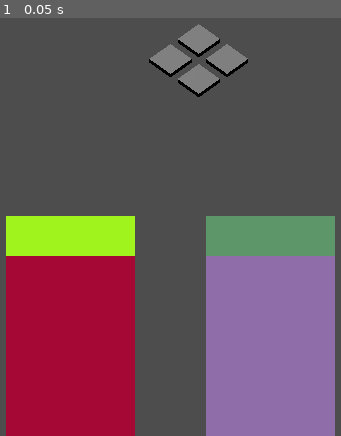
Above: before the commit, frame 1.
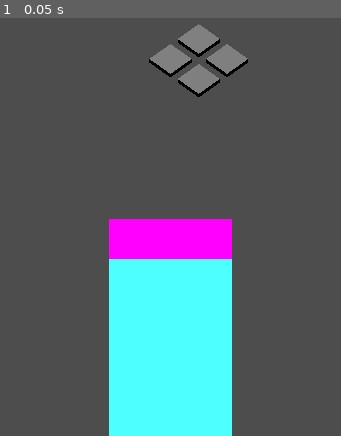
Above: after the commit, the same moment.

Repository: MannyFluss/AlienArchitect
Game: Godot game, scene res://main.tscn
The game is run twice, just before and just after one commit, with the same random seed, the same clock (stepped at 60 frames per second) and the same inputs.
Inputs:
- Up to frame 1 (0.05 s): no input

The runs differ from the first frame. In frame 1, 51% of the frame differs, in the area x 1-99%, y 47-100%.

Commit message:
place that building baby

Diff:
--- /dev/null
+++ b/Misc/PlaceHolderLight.tscn
@@ -0,0 +1,4 @@
+[gd_scene format=3 uid="uid://cwq8d3hh6hvoh"]
+
+[node name="PlaceHolderLight" type="DirectionalLight3D"]
+transform = Transform3D(0.672405, 0.53372, -0.51285, 0.0561698, 0.654077, 0.75434, 0.738049, -0.536028, 0.409825, 0, 0, 0)
--- /dev/null
+++ b/Prefabs/AbstractBuilding/AbstractBuilding.gd
@@ -0,0 +1,22 @@
+extends Node3D
+class_name Building
+
+
+@export
+var myResource : BuildingResource
+
+@export
+var test : PackedScene
+
+signal BuildingPlaced
+
+func _ready() -> void:
+	if test!= null:
+		var to_add : Node3D = test.instantiate()
+		$Models.add_child(to_add)
+
+
+func placeMe(newParent:Node3D)->void:
+	position=Vector3.ZERO
+	emit_signal("BuildingPlaced")
+	reparent(newParent)
--- /dev/null
+++ b/Prefabs/AbstractBuilding/AbstractBuilding.tscn
@@ -0,0 +1,16 @@
+[gd_scene load_steps=3 format=3 uid="uid://dyil3yiwnphow"]
+
+[ext_resource type="Script" path="res://Prefabs/AbstractBuilding/AbstractBuilding.gd" id="1_q0j8q"]
+[ext_resource type="PackedScene" uid="uid://d0ml1b3sof4po" path="res://Temp/Building.tscn" id="2_6bfov"]
+
+[node name="AbstractBuilding" type="Node3D"]
+script = ExtResource("1_q0j8q")
+test = ExtResource("2_6bfov")
+
+[node name="Models" type="Node3D" parent="."]
+
+[node name="DirectionalLight3D" type="DirectionalLight3D" parent="."]
+transform = Transform3D(0.757993, 0.615873, -0.214819, -0.205027, 0.53762, 0.817881, 0.619201, -0.575904, 0.533783, 0, 0, 0)
+editor_only = true
+
+[node name="PlaceHolders" type="Node3D" parent="."]
--- a/Prefabs/Board/Board.gd
+++ b/Prefabs/Board/Board.gd
@@ -27,6 +27,8 @@
 
 
 
+
+
 # Called every frame. 'delta' is the elapsed time since the previous frame.
 func _process(delta:float)->void:
 
--- /dev/null
+++ b/Prefabs/Buildings/DefaultBuilding/DefaultBuilding.tscn
@@ -0,0 +1,10 @@
+[gd_scene load_steps=3 format=3 uid="uid://bn5a5cek0cgqp"]
+
+[ext_resource type="PackedScene" uid="uid://dyil3yiwnphow" path="res://Prefabs/AbstractBuilding/AbstractBuilding.tscn" id="1_lmcaj"]
+[ext_resource type="PackedScene" uid="uid://cwq8d3hh6hvoh" path="res://Misc/PlaceHolderLight.tscn" id="2_b2f8m"]
+
+[node name="DefaultBuilding" instance=ExtResource("1_lmcaj")]
+
+[node name="Tile" parent="PlaceHolders" index="0" instance_placeholder="res://Prefabs/Tiles/Tile.tscn"]
+
+[node name="PlaceHolderLight" parent="PlaceHolders" index="1" instance=ExtResource("2_b2f8m")]
--- a/Prefabs/Card/Card.gd
+++ b/Prefabs/Card/Card.gd
@@ -1,21 +1,46 @@
 extends Area3D
 class_name Card
 
-# Called when the node enters the scene tree for the first time.
-func _ready() -> void:
-	$CanvasLayer/CardGraphics/SubViewportContainer/SubViewport/Control/ColorRect.color = Color(randf(),randf(),randf())
-	$CanvasLayer/CardGraphics/SubViewportContainer/SubViewport/Control/ColorRect/ColorRect.color = Color(randf(),randf(),randf())
-	pass # Replace with function body.
+enum cardStatus{
+	UNKNOWN,
+	IN_HAND,
+	CURRENTLY_SELECTED,
+}
+
+var myStatus :cardStatus = cardStatus.IN_HAND
 
 
-# Called every frame. 'delta' is the elapsed time since the previous frame.
+func _ready() -> void:
+	pass
+	#$CanvasLayer/CardGraphics/SubViewportContainer/SubViewport/Control/ColorRect.color = Color(randf(),randf(),randf())
+	#$CanvasLayer/CardGraphics/SubViewportContainer/SubViewport/Control/ColorRect/ColorRect.color = Color(randf(),randf(),randf())
+
 func _process(delta: float) -> void:
 	pass
 
+func highlight()->void:
+	var myTween : Tween = get_tree().create_tween()
+	myTween.tween_property($CardRender,"scale",Vector3(1.2,1.2,1.2),.05).set_ease(Tween.EASE_IN)
 
-func _on_area_mouse_entered() -> void:
-	pass # Replace with function body.
+func unhighlight()->void:
+	var myTween : Tween = get_tree().create_tween()
+	myTween.tween_property($CardRender,"scale",Vector3(1.0,1.0,1.0),.05).set_ease(Tween.EASE_OUT)
 
+func SelectCard(selectorNode : Node3D)->void:
+	reparent(selectorNode)
+	position = Vector3.ZERO
+	unhighlight()
+	myStatus = cardStatus.CURRENTLY_SELECTED
 
-func _on_area_mouse_exited() -> void:
-	pass # Replace with function body.
+func addCardToHand(hand : Hbox3D)->void:
+	reparent(hand)
+	myStatus = cardStatus.IN_HAND
+	unhighlight()
+
+func _on_mouse_entered() -> void:
+	if myStatus == cardStatus.IN_HAND:
+		highlight()
+
+func _on_mouse_exited() -> void:
+	if myStatus == cardStatus.IN_HAND:
+		unhighlight()
--- a/Prefabs/Card/Card.tscn
+++ b/Prefabs/Card/Card.tscn
@@ -38,6 +38,7 @@
 grow_vertical = 2
 
 [node name="SubViewport" type="SubViewport" parent="CanvasLayer/CardGraphics/SubViewportContainer"]
+transparent_bg = true
 handle_input_locally = false
 size = Vector2i(648, 1152)
 render_target_update_mode = 4
@@ -51,16 +52,32 @@
 grow_vertical = 2
 
 [node name="ColorRect" type="ColorRect" parent="CanvasLayer/CardGraphics/SubViewportContainer/SubViewport/Control"]
-custom_minimum_size = Vector2(102.905, 0)
+visible = false
 layout_mode = 1
 anchors_preset = 15
 anchor_right = 1.0
 anchor_bottom = 1.0
 grow_horizontal = 2
 grow_vertical = 2
+
+[node name="MarginContainer" type="MarginContainer" parent="CanvasLayer/CardGraphics/SubViewportContainer/SubViewport/Control"]
+layout_mode = 1
+anchors_preset = 15
+anchor_right = 1.0
+anchor_bottom = 1.0
+grow_horizontal = 2
+grow_vertical = 2
+theme_override_constants/margin_left = 15
+theme_override_constants/margin_top = 15
+theme_override_constants/margin_right = 15
+theme_override_constants/margin_bottom = 15
+
+[node name="ColorRect" type="ColorRect" parent="CanvasLayer/CardGraphics/SubViewportContainer/SubViewport/Control/MarginContainer"]
+custom_minimum_size = Vector2(102.905, 0)
+layout_mode = 2
 color = Color(0.301961, 1, 1, 1)
 
-[node name="ColorRect" type="ColorRect" parent="CanvasLayer/CardGraphics/SubViewportContainer/SubViewport/Control/ColorRect"]
+[node name="ColorRect" type="ColorRect" parent="CanvasLayer/CardGraphics/SubViewportContainer/SubViewport/Control/MarginContainer/ColorRect"]
 custom_minimum_size = Vector2(0, 200)
 layout_mode = 1
 anchors_preset = 10
@@ -70,3 +87,6 @@
 
 [node name="SpotLight3D" type="SpotLight3D" parent="."]
 transform = Transform3D(1, 0, 0, 0, 0.835107, 0.550087, 0, -0.550087, 0.835107, 0, 9.33272, 10.8202)
+
+[connection signal="mouse_entered" from="." to="." method="_on_mouse_entered"]
+[connection signal="mouse_exited" from="." to="." method="_on_mouse_exited"]
--- a/Prefabs/PlayerController/PlayerController.gd
+++ b/Prefabs/PlayerController/PlayerController.gd
@@ -13,42 +13,61 @@
 
 @onready
 var myHand : PlayerHand = $PlayerHand as PlayerHand
+#shoots ray from camera to select first thing, basically mouse pick.
 
-
-func _on_input_component_input_pressed(location: Vector2) -> void:
+func getSelectorCastFromScreen(location : Vector2,ignoreList:Array[RID]=[])->Dictionary:
 	var space_state : PhysicsDirectSpaceState3D = get_world_3d().direct_space_state
 
 	var rayOrigin : Vector3 = $IsometricCamera.project_ray_origin(location)
 	var rayEnd : Vector3 = rayOrigin + $IsometricCamera.project_ray_normal(location) * 50
 
-	#$SelectorCast.global_position = rayOrigin
-	#$SelectorCast.target_position = rayEnd
+	var query := PhysicsRayQueryParameters3D.create(rayOrigin, rayEnd,$SelectorCast.collision_mask,ignoreList)
+	query.collide_with_areas = true
+	var intersection : Dictionary = space_state.intersect_ray(query)
+	return intersection
 
-	var query := PhysicsRayQueryParameters3D.create(rayOrigin, rayEnd,$SelectorCast.collision_mask,[])
-	query.collide_with_areas = true
-	var intersection := space_state.intersect_ray(query)
+func attemptToPlaceCard(mouseLocation: Vector2)->void:
+	if cardSelected():
+		var intersects :Dictionary = getSelectorCastFromScreen(mouseLocation,[getSelectedCard()])
+		if intersects:
+			#place that shit
+			print("implement placement here")
+			pass
+		else:
+			myHand.addCardToHand(getSelectedCard())
+	pass
 
+
+
+
+func _on_input_component_input_pressed(location: Vector2) -> void:
+	var intersection := getSelectorCastFromScreen(location)
 	if myState == InteractionState.NONE and intersection:
 		var pickedCard : Card = intersection["collider"]  as Card
 		if pickedCard is Card:
 			pickUpCard(pickedCard)
 
 
+
+
 func _on_input_component_input_released(location: Vector2, timeHeld: float) -> void:
-	if %SelectedCard.get_child_count() > 0:
-		myHand.addCardToHand(%SelectedCard.get_child(0))
+	attemptToPlaceCard(location)
+
 	pass # Replace with function body.
 
 
+func pickUpCard(card : Card)->void:
+	if not cardSelected():
+		card.SelectCard(%SelectedCard)
 
-func pickUpCard(card : Card)->void:
-		if %SelectedCard.get_child_count()==0:
-			card.reparent(%SelectedCard)
-			card.position = Vector3.ZERO
 
-func placeCard(card : Card)->void:
-		if %SelectedCard.get_child_count()==0:
-			card.reparent(%SelectedCard)
+
+
+func cardSelected()->bool:
+	return not %SelectedCard.get_child_count()==0
+
+func getSelectedCard()->Card:
+	return %SelectedCard.get_child(0)
 
 
 func _on_input_component_input_held(location: Vector2, delta: float) -> void:
--- a/Prefabs/PlayerController/PlayerController.tscn
+++ b/Prefabs/PlayerController/PlayerController.tscn
@@ -18,16 +18,6 @@
 
 [node name="InputComponent" parent="." instance=ExtResource("2_6g0i7")]
 
-[node name="PlayerUI" type="CanvasLayer" parent="."]
-
-[node name="Control" type="Control" parent="PlayerUI"]
-layout_mode = 3
-anchors_preset = 15
-anchor_right = 1.0
-anchor_bottom = 1.0
-grow_horizontal = 2
-grow_vertical = 2
-
 [node name="SelectedCard" type="Node3D" parent="."]
 unique_name_in_owner = true
 transform = Transform3D(1, 0, -2.98023e-08, -2.98023e-08, 1, 2.98023e-08, -2.98023e-08, 0, 1, 0, 0, 0)
--- a/Prefabs/PlayerHand/PlayerHand.gd
+++ b/Prefabs/PlayerHand/PlayerHand.gd
@@ -2,8 +2,10 @@
 class_name PlayerHand
 
 # Called when the node enters the scene tree for the first time.
+signal cardAddedToHand(card:Card)
+
 
 
 func addCardToHand(card : Card)->void:
-	card.reparent($Spacer)
-	pass
+	card.addCardToHand($Spacer)
+	emit_signal("cardAddedToHand",card)
--- a/Prefabs/PlayerHand/PlayerHand.tscn
+++ b/Prefabs/PlayerHand/PlayerHand.tscn
@@ -5,7 +5,6 @@
 [ext_resource type="PackedScene" uid="uid://b5yxhsujeibu3" path="res://Prefabs/Card/Card.tscn" id="1_yllqw"]
 
 [node name="PlayerHand" type="Node3D"]
-transform = Transform3D(1, 0, 0, 0, 1, 0, 0, 0, 1, 0, 0, 0)
 script = ExtResource("1_a37x2")
 
 [node name="Spacer" type="Node3D" parent="."]
@@ -14,7 +13,4 @@
 center_align = true
 
 [node name="Card" parent="Spacer" instance=ExtResource("1_yllqw")]
-transform = Transform3D(1, 0, 0, 0, 1, 0, 0, 0, 1, -5, 0, 0)
-
-[node name="Card2" parent="Spacer" instance=ExtResource("1_yllqw")]
-transform = Transform3D(1, 0, 0, 0, 1, 0, 0, 0, 1, 5, 0, 0)
+transform = Transform3D(1, 0, 0, 0, 1, 0, 0, 0, 1, -1.4013e-45, 0, 0)
--- a/Prefabs/Tiles/Tile.gd
+++ b/Prefabs/Tiles/Tile.gd
@@ -3,6 +3,11 @@
 
 
 var myCoordinates : Vector2
+
+signal buildingPlaced(_building : Building)
+
+signal buildingPlacedFail(_building : Building)
+
 
 func _ready() -> void:
 	pass # Replace with function body.
@@ -16,3 +21,13 @@
 	position.x = location.x * offset
 	position.z = location.y * offset
 	myCoordinates = location
+
+
+func AttemptToPlaceBuilding(toPlace : Building)->void:
+	if $MyBuilding.get_child_count()==0:
+		toPlace.placeMe($MyBuilding)
+		emit_signal("buildingPlaced")
+	else:
+		emit_signal("buildingPlacedFail")
+
+	pass
--- a/Prefabs/Tiles/Tile.tscn
+++ b/Prefabs/Tiles/Tile.tscn
@@ -2,21 +2,19 @@
 
 [ext_resource type="Script" path="res://Prefabs/Tiles/Tile.gd" id="1_p2dkl"]
 
+[sub_resource type="BoxShape3D" id="BoxShape3D_6fia4"]
+size = Vector3(2.6123, 1, 2.60938)
+
 [sub_resource type="BoxMesh" id="BoxMesh_s8627"]
 size = Vector3(1.5, 0.25, 1.5)
 
-[sub_resource type="BoxShape3D" id="BoxShape3D_6fia4"]
-size = Vector3(2.6123, 1, 2.60938)
+[node name="Tile" type="Area3D"]
+script = ExtResource("1_p2dkl")
 
-[node name="Tile" type="Node3D"]
-script = ExtResource("1_p2dkl")
+[node name="CollisionShape3D" type="CollisionShape3D" parent="."]
+shape = SubResource("BoxShape3D_6fia4")
 
 [node name="MeshInstance3D" type="MeshInstance3D" parent="."]
 mesh = SubResource("BoxMesh_s8627")
 
-[node name="TileArea" type="Area3D" parent="."]
-collision_layer = 9
-collision_mask = 9
-
-[node name="CollisionShape3D" type="CollisionShape3D" parent="TileArea"]
-shape = SubResource("BoxShape3D_6fia4")
+[node name="MyBuilding" type="Node3D" parent="."]
--- /dev/null
+++ b/Scripts/BuildingResource.gd
@@ -0,0 +1,17 @@
+extends Resource
+class_name BuildingResource
+
+
+@export
+var name : String = "default name"
+
+@export_multiline
+var description : String = "default description"
+
+@export
+var bluePrintCost : int = 0
+
+
+
+@export
+var Model : PackedScene
--- a/Temp/Building.tscn
+++ b/Temp/Building.tscn
@@ -24,44 +24,50 @@
 
 [node name="SampleBuilding" type="Node3D"]
 
-[node name="Base1" type="MeshInstance3D" parent="."]
+[node name="Node3D" type="Node3D" parent="."]
+transform = Transform3D(1, 0, 0, 0, 1, 0, 0, 0, 1, 0, 0.15, 0)
+
+[node name="Base1" type="MeshInstance3D" parent="Node3D"]
 mesh = SubResource("BoxMesh_bmyar")
+skeleton = NodePath("../..")
 
-[node name="Base3" type="MeshInstance3D" parent="."]
+[node name="Base3" type="MeshInstance3D" parent="Node3D"]
 transform = Transform3D(1, 0, 0, 0, 1, 0, 0, 0, 1, 0, 1.4, 0)
 mesh = SubResource("BoxMesh_pv74w")
+skeleton = NodePath("../..")
 
-[node name="MeshInstance3D" type="MeshInstance3D" parent="."]
+[node name="MeshInstance3D" type="MeshInstance3D" parent="Node3D"]
 transform = Transform3D(1, 0, 0, 0, 1, 0, 0, 0, 1, 0, 0.630671, 0)
 mesh = SubResource("CylinderMesh_n7t06")
+skeleton = NodePath("../..")
 
-[node name="Particles" type="Node3D" parent="."]
+[node name="Particles" type="Node3D" parent="Node3D"]
 
-[node name="GPUParticles3D" type="GPUParticles3D" parent="Particles"]
+[node name="GPUParticles3D" type="GPUParticles3D" parent="Node3D/Particles"]
 transform = Transform3D(1, 0, 0, 0, 1, 0, 0, 0, 1, 0.35, 1.4, 0.35)
 amount = 1
 process_material = SubResource("ParticleProcessMaterial_lwhyw")
 draw_pass_1 = SubResource("SphereMesh_l5atq")
 
-[node name="GPUParticles3D2" type="GPUParticles3D" parent="Particles"]
+[node name="GPUParticles3D2" type="GPUParticles3D" parent="Node3D/Particles"]
 transform = Transform3D(1, 0, 0, 0, 1, 0, 0, 0, 1, 0.35, 1.4, -0.35)
 amount = 1
 process_material = SubResource("ParticleProcessMaterial_lwhyw")
 draw_pass_1 = SubResource("SphereMesh_l5atq")
 
-[node name="GPUParticles3D3" type="GPUParticles3D" parent="Particles"]
+[node name="GPUParticles3D3" type="GPUParticles3D" parent="Node3D/Particles"]
 transform = Transform3D(1, 0, 0, 0, 1, 0, 0, 0, 1, -0.35, 1.4, -0.35)
 amount = 1
 process_material = SubResource("ParticleProcessMaterial_lwhyw")
 draw_pass_1 = SubResource("SphereMesh_l5atq")
 
-[node name="GPUParticles3D4" type="GPUParticles3D" parent="Particles"]
+[node name="GPUParticles3D4" type="GPUParticles3D" parent="Node3D/Particles"]
 transform = Transform3D(1, 0, 0, 0, 1, 0, 0, 0, 1, -0.35, 1.4, 0.35)
 amount = 1
 process_material = SubResource("ParticleProcessMaterial_lwhyw")
 draw_pass_1 = SubResource("SphereMesh_l5atq")
 
-[node name="Camera3D" type="Camera3D" parent="."]
+[node name="Camera3D" type="Camera3D" parent="Node3D"]
 transform = Transform3D(0.707107, 0.5, -0.5, 0, 0.707107, 0.707107, 0.707107, -0.5, 0.5, -3, 6, 0)
 projection = 1
 size = 10.0
--- a/main.tscn
+++ b/main.tscn
@@ -15,5 +15,17 @@
 [node name="IsometricCamera" parent="PlayerController" index="0"]
 current = true
 
+[node name="LevelUI" type="CanvasLayer" parent="."]
+layer = -1
+
+[node name="Control" type="Control" parent="LevelUI"]
+layout_mode = 3
+anchors_preset = 15
+anchor_right = 1.0
+anchor_bottom = 1.0
+grow_horizontal = 2
+grow_vertical = 2
+mouse_filter = 2
+
 [editable path="PlayerController"]
 [editable path="PlayerController/PlayerHand"]
